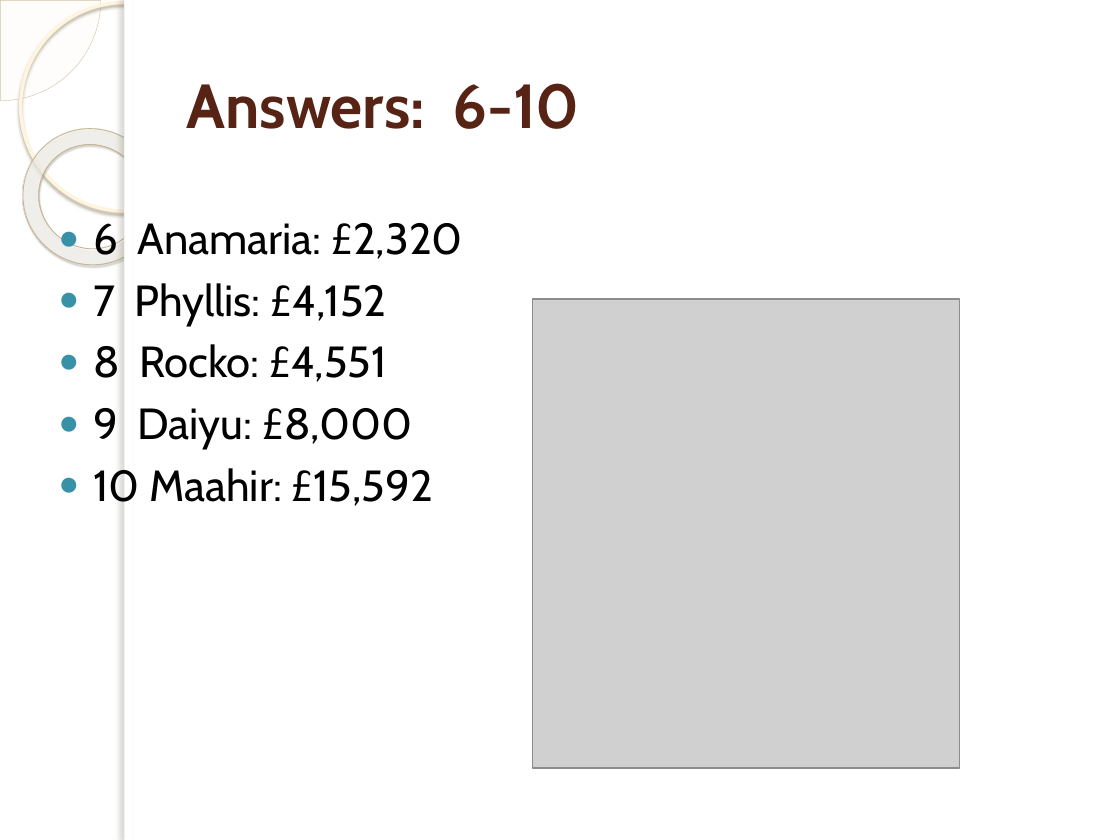
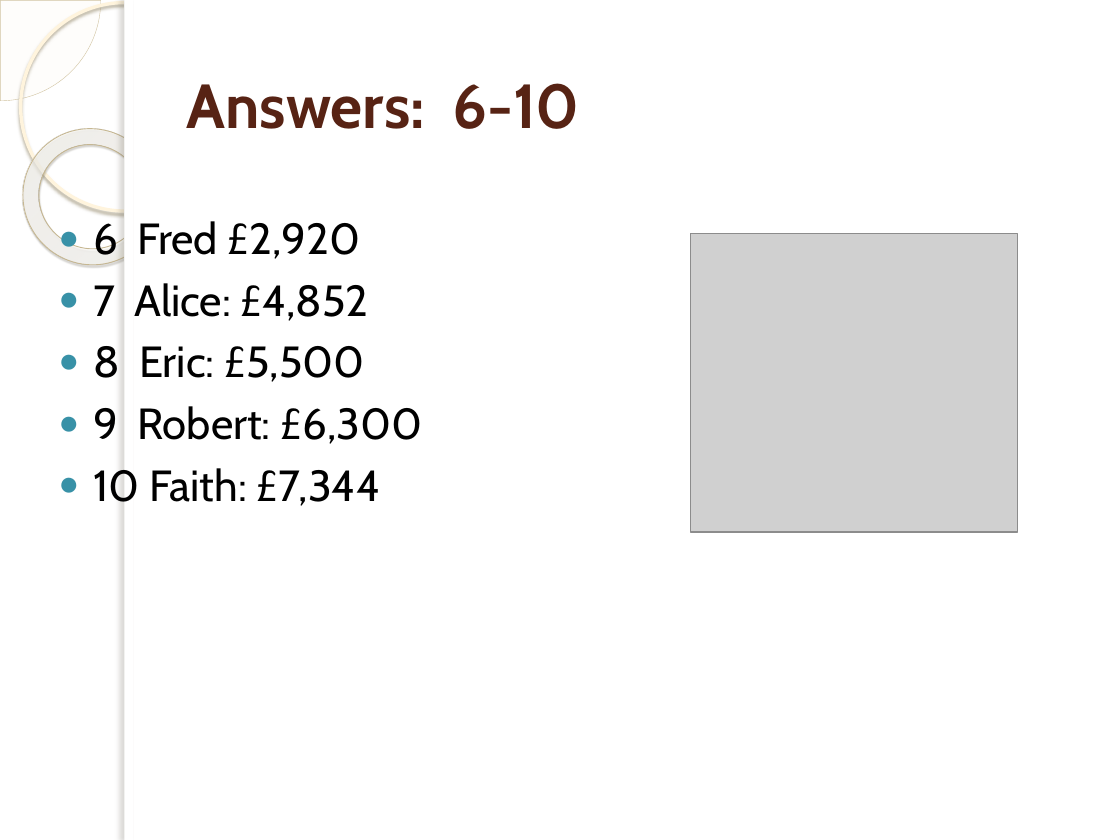
Before and after one commit to paulcockram7/paulcockram7.github.io, a slide deck: slide 2 of 15finance/pics/income tax questions answers.pptx. Drawn at 1120x840 pixels with LibreOffice and Linux fonts; fonts in the diff are those of the drawing; grey boxes stand for pictures; background and template pictures are left out. Boxes give left, top, right and bottom in pixels: in the first picture for what was removed or moved away, otherwise in the second. Text is boxed around its words. In the diff, an @@ line names an element or a change of style, - is before the commit and + after.

```diff
--- a/15finance/pics/income tax questions answers.pptx
+++ b/15finance/pics/income tax questions answers.pptx
@@ text at (93,221,423,506): text changed @@
-● 6 Anamaria: £2,320
-● 7 Phyllis: £4,152
-● 8 Rocko: £4,551
-● 9 Daiyu: £8,000
-● 10 Maahir: £15,592
+● 6 Fred £2,920
+● 7 Alice: £4,852
+● 8 Eric: £5,500
+● 9 Robert: £6,300
+● 10 Faith: £7,344
@@ picture added at (691,233,1018,532) @@
@@ picture removed at (533,299,960,768) @@
```
Also in this commit, not shown: 1 other slide changed, 4 other files.
